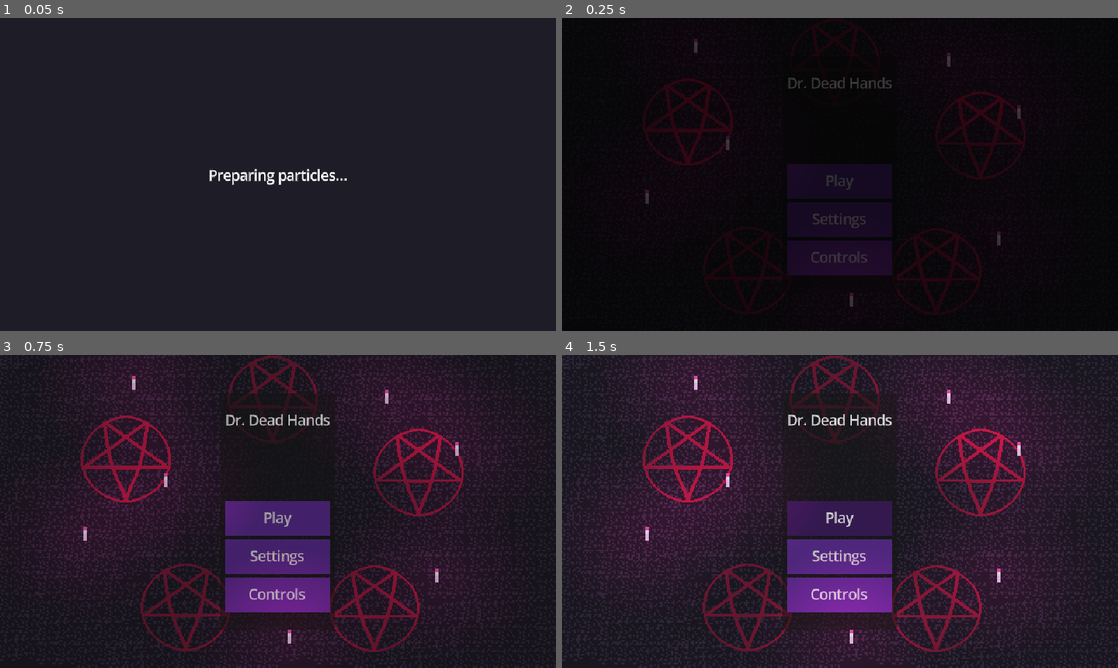
Above: before the commit, frames 1-4 (two rows, left to right).
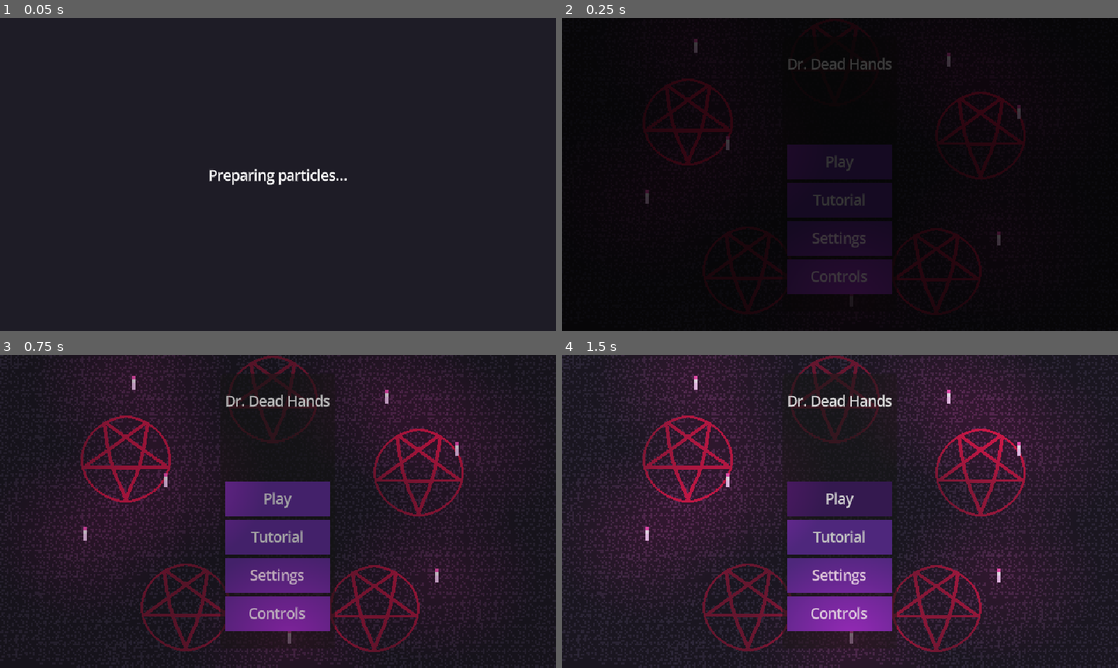
Above: after the commit, the same moments.

Repository: Diego-G-Sanchez/necro-bullet-hell
Game: Godot game, scene res://ui/start_screen.tscn
The game is run twice, just before and just after one commit, with the same random seed, the same clock (stepped at 60 frames per second) and the same inputs.
Inputs (mouse positions are in pixels of both pictures, inside the frame that each line leads up to):
- Up to frame 1 (0.05 s): no input
- Up to frame 2 (0.25 s): no input
- Up to frame 3 (0.75 s): click (278, 536) at 0.5 s, where only the run after the commit has a clickable "Tutorial"
- Up to frame 4 (1.5 s): click "Play" at 1.25 s

Frame 1 is identical in both runs. In frame 2, 4.3% of the frame differs, in the area x 40-60%, y 12-93%; in frame 3, 4.9%; in frame 4, 5.9%, in the area x 39-61%, y 6-94%.

Commit message:
Tutorial!

Diff:
--- a/components/hurtbox/hurt_box.gd
+++ b/components/hurtbox/hurt_box.gd
@@ -10,7 +10,6 @@
 
 @export var oppositional_group: String
 @export var health_component: HealthComponent
-
 
 
 func _on_area_entered(area: Area2D) -> void:
--- a/enemies/bat/bat.gd
+++ b/enemies/bat/bat.gd
@@ -14,8 +14,17 @@
 var knockback := Vector2.ZERO
 var shots_fired := 0
 
+func get_player_ref():
+	var player_nodes = get_tree().get_nodes_in_group("Player")
+	for i in player_nodes:
+		if i is Player:
+			return i
+	return null
+
 func _ready() -> void:
-	player_ref = get_tree().get_first_node_in_group("Player")
+	player_ref = get_player_ref()
+	if player_ref == null:
+		queue_free()
 	assert(player_ref)
 	config = player_ref.sm.config
 	speed = config.bat_speed
--- a/enemies/thiccums/thiccums.gd
+++ b/enemies/thiccums/thiccums.gd
@@ -15,10 +15,17 @@
 var initial_scale: Vector2
 var light_offset_x: float
 
+func get_player_ref():
+	var player_nodes = get_tree().get_nodes_in_group("Player")
+	for i in player_nodes:
+		if i is Player:
+			return i
+	return null
 
 func _ready() -> void:
-	player_ref = get_tree().get_first_node_in_group("Player")
-	assert(player_ref)
+	player_ref = get_player_ref()
+	if player_ref == null:
+		queue_free()
 	config = player_ref.sm.config
 	speed = config.thiccums_speed
 	hc.max_health = config.thiccums_health
--- a/enemies/zombie/zombie.gd
+++ b/enemies/zombie/zombie.gd
@@ -12,8 +12,17 @@
 var player_ref: Player
 
 
+func get_player_ref():
+	var player_nodes = get_tree().get_nodes_in_group("Player")
+	for i in player_nodes:
+		if i is Player:
+			return i
+	return null
+
 func _ready() -> void:
-	player_ref = get_tree().get_first_node_in_group("Player")
+	player_ref = get_player_ref()
+	if player_ref == null:
+		queue_free()
 	assert(player_ref)
 	config = player_ref.sm.config
 	speed = config.zombie_speed
--- a/globals.gd
+++ b/globals.gd
@@ -16,7 +16,7 @@
 const ENEMY_TYPES: Array[String] = ["zombie", "bat", "thiccums"]
 const ENEMY_LABELS := {
 	"zombie": "Zombies",
-	"bat": "Bats",
+	"bat": "Ghosts",
 	"thiccums": "Thiccums",
 }
 
--- a/scenes/fireball_explosion.tscn
+++ b/scenes/fireball_explosion.tscn
@@ -99,7 +99,7 @@
 [node name="PointLight2D" type="PointLight2D" parent="." unique_id=849424450]
 scale = Vector2(1.71, 1.71)
 color = Color(0.70476854, 0, 0.18713072, 1)
-energy = 2.8
+energy = 3.35
 texture = SubResource("GradientTexture2D_v6nwc")
 texture_scale = 1.87
 height = 100.0
--- a/scenes/frost_explosion.tscn
+++ b/scenes/frost_explosion.tscn
@@ -68,6 +68,15 @@
 &"boom": SubResource("Animation_vqoxj")
 }
 
+[sub_resource type="Gradient" id="Gradient_f1ej7"]
+colors = PackedColorArray(1, 1, 1, 1, 0, 0, 0, 1)
+
+[sub_resource type="GradientTexture2D" id="GradientTexture2D_xn42c"]
+gradient = SubResource("Gradient_f1ej7")
+fill = 1
+fill_from = Vector2(0.5, 0.5)
+fill_to = Vector2(0.5, 0)
+
 [node name="FrostExplosion" type="Node2D" unique_id=245459836 node_paths=PackedStringArray("hb")]
 script = ExtResource("1_v6nwc")
 hb = NodePath("HitBox")
@@ -87,4 +96,12 @@
 [node name="AnimationPlayer" type="AnimationPlayer" parent="." unique_id=2113799312]
 libraries/ = SubResource("AnimationLibrary_86oub")
 
+[node name="PointLight2D" type="PointLight2D" parent="." unique_id=1348302222]
+scale = Vector2(1.71, 1.71)
+color = Color(0.34901962, 0.7490196, 1, 1)
+energy = 2.8
+texture = SubResource("GradientTexture2D_xn42c")
+texture_scale = 1.87
+height = 100.0
+
 [connection signal="animation_finished" from="AnimationPlayer" to="." method="_on_animation_player_animation_finished"]
--- a/scenes/main.tscn
+++ b/scenes/main.tscn
@@ -84,9 +84,6 @@
 sm = NodePath("../ScoreManager")
 hand_radius = 18.0
 
-[node name="Zombie" parent="." unique_id=2132140099 instance=ExtResource("3_sugp2")]
-position = Vector2(249, 46)
-
 [node name="GameState" parent="." unique_id=2102336360 node_paths=PackedStringArray("trans", "sm") instance=ExtResource("4_tbgi4")]
 round_length = 128.0
 trans = NodePath("../CanvasLayer/Transition")
@@ -135,9 +132,6 @@
 [node name="Timer" type="Timer" parent="WaveManager" unique_id=1448802647]
 autostart = true
 
-[node name="Bat" parent="." unique_id=1845500 instance=ExtResource("12_eb6dy")]
-position = Vector2(-237, -120)
-
 [node name="Node2D" parent="." unique_id=766405526 instance=ExtResource("18_dp3eg")]
 position = Vector2(-197, 45)
 
--- /dev/null
+++ b/scenes/tutorial.gd
@@ -0,0 +1,127 @@
+extends Node2D
+
+@export var strings: Array[String] = []
+@export var player: Player
+var current_step = 0
+@export var label: Label
+@export var trans: Transition
+
+var use_mage_action1 := false
+var use_mage_action2 := false
+var finishing := false
+
+
+func _ready() -> void:
+	player.get_node("Parry").bullets_parried.connect(_on_bullets_parried)
+
+
+func _on_bullets_parried(count: int) -> void:
+	if current_step == 3 and count > 0:
+		current_step = 4
+		#if is_instance_valid(ghost_ref):
+			#queue_free()
+		next_step()
+		ghost_ref.hc.health = 1
+
+
+func update_label(step):
+	if step < len(strings):
+		label.text = _wrap_every(strings[step], 50)
+
+
+func _wrap_every(text: String, limit: int) -> String:
+	var remaining := text
+	var lines: PackedStringArray = []
+	while remaining.length() > limit:
+		var break_at := remaining.rfind(" ", limit)
+		if break_at > 0:
+			lines.append(remaining.substr(0, break_at))
+			remaining = remaining.substr(break_at + 1)
+		else:
+			lines.append(remaining.substr(0, limit))
+			remaining = remaining.substr(limit)
+	if remaining.length() > 0:
+		lines.append(remaining)
+	return "\n".join(lines)
+
+#Index 0 - move to point
+#index 1 - fire weapon. everything costs score or gives score
+#index 2 - kill zombie, wolf hands drain score over time
+#index 3 - unkillable, 0 speed ghost. parry it
+#index 4 - kill the ghost
+#index 5 - switch weapon
+#index 6 - use both mage attacks, then start the game
+
+
+var zombie = preload("res://enemies/zombie/zombie.tscn")
+var z_ref: Zombie
+var spawned_zombie = false
+func spawn_zombie() -> void:
+	var z = zombie.instantiate()
+	z.global_position = Vector2(500, 0)
+	get_tree().root.add_child(z)
+	spawned_zombie = true
+	z_ref = z
+
+var ghost = preload("res://enemies/bat/bat.tscn")
+var ghost_ref: Bat
+var spawned_ghost = false
+func spawn_ghost() -> void:
+	var z = ghost.instantiate()
+	z.global_position = Vector2(300, -300)
+	get_tree().root.add_child(z)
+	spawned_ghost = true
+	ghost_ref = z
+
+
+func next_step():
+	update_label(current_step)
+	if current_step == 1:
+		pass
+	if current_step == 2:
+		spawn_zombie()
+	if current_step == 3:
+		spawn_ghost()
+
+
+func _process(delta: float) -> void:
+	if Input.is_action_just_pressed("action1") and current_step == 1:
+		current_step = 2
+		next_step()
+
+	#Check if we successfully parry
+
+	if Input.is_action_just_pressed("go_sharp") and current_step == 5:
+		current_step = 6
+		next_step()
+
+	if current_step == 2 and spawned_zombie:
+		if !is_instance_valid(z_ref):
+			current_step = 3
+			next_step()
+	if current_step == 4 and spawned_ghost:
+		if !is_instance_valid(ghost_ref):
+			current_step = 5
+			next_step()
+
+	if current_step == 6 and not finishing:
+		if player.hand_state == player.Hands.Mage:
+			if Input.is_action_just_pressed("action1"):
+				use_mage_action1 = true
+			if Input.is_action_just_pressed("action2"):
+				use_mage_action2 = true
+		if use_mage_action1 and use_mage_action2:
+			finishing = true
+			_finish_tutorial()
+
+
+func _finish_tutorial() -> void:
+	await get_tree().create_timer(1.0).timeout
+	trans.fade_start()
+
+
+func _on_move_point_body_entered(body: Node2D) -> void:
+	if body.is_in_group("Player") and current_step == 0:
+		current_step = 1
+		next_step()
+		$MovePoint.visible = false
--- /dev/null
+++ b/scenes/tutorial.tscn
@@ -0,0 +1,129 @@
+[gd_scene format=3 uid="uid://bjcwqpn2nwtvk"]
+
+[ext_resource type="Script" uid="uid://cv0ibet6dyihn" path="res://scenes/tutorial.gd" id="1_g2equ"]
+[ext_resource type="Script" uid="uid://4vekbqq5pfka" path="res://scripts/grid.gd" id="2_cmspm"]
+[ext_resource type="PackedScene" uid="uid://egsep8g1epv" path="res://scenes/player.tscn" id="4_dwom6"]
+[ext_resource type="PackedScene" uid="uid://byvcn5mtxnc1f" path="res://scenes/game_state.tscn" id="6_15kfc"]
+[ext_resource type="PackedScene" uid="uid://de5s3fdvddx56" path="res://ui/ui.tscn" id="7_7a100"]
+[ext_resource type="Shader" uid="uid://dyvt6ggjpbilj" path="res://scenes/vignette.gdshader" id="8_feaue"]
+[ext_resource type="Script" uid="uid://bts27hpbkj0u5" path="res://ui/vignette.gd" id="9_210s6"]
+[ext_resource type="PackedScene" uid="uid://0ex62gk6em53" path="res://ui/pause.tscn" id="10_5qvs7"]
+[ext_resource type="PackedScene" uid="uid://6xmfygh63m6r" path="res://ui/Transition.tscn" id="11_qbchm"]
+[ext_resource type="Script" uid="uid://csk8n2q4h7wpx" path="res://components/score_config.gd" id="12_ej4tf"]
+[ext_resource type="Script" uid="uid://bp6ygev85ua8" path="res://components/score_manager.gd" id="12_gxgfo"]
+[ext_resource type="Texture2D" uid="uid://7ni1ctkfgflv" path="res://assets/stones.png" id="12_tbcdj"]
+[ext_resource type="Texture2D" uid="uid://errc7u2wx0ft" path="res://assets/circle1.png" id="13_ej4tf"]
+
+[sub_resource type="ShaderMaterial" id="ShaderMaterial_tipki"]
+shader = ExtResource("8_feaue")
+shader_parameter/alpha = 0.1
+shader_parameter/inner_radius = 0.0
+shader_parameter/outer_radius = 1.0
+
+[sub_resource type="Resource" id="Resource_ej4tf"]
+script = ExtResource("12_ej4tf")
+init_score = 99999999999.0
+percent_of_score_left_to_show_vignette = 2.8
+parry_cost = 125.0
+wolf_parry_cd = 1.0
+wolf_claw_cd = 0.44
+wolf_speed = 250.0
+shot_damage = 25
+mage_frost_cd = 0.2
+mage_explosion_damage = 15
+mage_fireball_cd = 4.0
+mage_swap_cost = 300.0
+mage_speed = 350.0
+zombie_knockback_force = 200.0
+thiccums_points_on_kill = 1250
+thiccums_knockback_force = 100.0
+bat_speed = 0.0
+bat_health = 99999999999
+bat_knockback_force = 200.0
+
+[sub_resource type="CircleShape2D" id="CircleShape2D_hrxsu"]
+radius = 20.22375
+
+[node name="Tutorial" type="Node2D" unique_id=1072304149 node_paths=PackedStringArray("player", "label", "trans")]
+script = ExtResource("1_g2equ")
+strings = Array[String](["Use 'W, A, S, and D' to walk to White Area", "Good job! Now try attacking with 'Left Click'", "KILL THE ZOMBIE", "Use 'Right Click' to use Wolf Action 2 'Parry' to Destroy Ghost's Bullet", "KILL THE GHOST", "Switch to the Sharpshooter's hands using '2'. Try Charging a shot with 'Left Click'. Wolf and Mage are available with '1' and '3'.", "You are ready. Use both mage attacks to begin the game."])
+player = NodePath("Player")
+label = NodePath("CanvasLayer/Tutorial label")
+trans = NodePath("CanvasLayer/Transition")
+
+[node name="Stones" type="Sprite2D" parent="." unique_id=2022065601]
+position = Vector2(-1, 4)
+scale = Vector2(4, 4)
+texture = ExtResource("12_tbcdj")
+
+[node name="Grid" type="Node2D" parent="." unique_id=1266680200]
+script = ExtResource("2_cmspm")
+
+[node name="Player" parent="." unique_id=570212352 node_paths=PackedStringArray("sm") instance=ExtResource("4_dwom6")]
+position = Vector2(81, 118)
+sm = NodePath("../ScoreManager")
+hand_radius = 18.0
+
+[node name="GameState" parent="." unique_id=2102336360 node_paths=PackedStringArray("trans", "sm") instance=ExtResource("6_15kfc")]
+round_length = 99999.0
+trans = NodePath("../CanvasLayer/Transition")
+sm = NodePath("../ScoreManager")
+
+[node name="Camera2D" type="Camera2D" parent="." unique_id=398792461 groups=["Camera"]]
+zoom = Vector2(0.5, 0.5)
+
+[node name="CanvasLayer" type="CanvasLayer" parent="." unique_id=442931881]
+
+[node name="Tutorial label" type="Label" parent="CanvasLayer" unique_id=751268900]
+offset_left = 44.0
+offset_top = 198.0
+offset_right = 363.0
+offset_bottom = 218.0
+size_flags_horizontal = 6
+size_flags_vertical = 6
+text = "Use 'W, A, S, and D' to walk to White Area"
+metadata/_edit_use_anchors_ = true
+
+[node name="UI" parent="CanvasLayer" unique_id=460964894 node_paths=PackedStringArray("gs", "sm", "player") instance=ExtResource("7_7a100")]
+gs = NodePath("../../GameState")
+sm = NodePath("../../ScoreManager")
+player = NodePath("../../Player")
+
+[node name="Vignette" type="ColorRect" parent="CanvasLayer" unique_id=92303246]
+material = SubResource("ShaderMaterial_tipki")
+anchors_preset = 15
+anchor_right = 1.0
+anchor_bottom = 1.0
+grow_horizontal = 2
+grow_vertical = 2
+color = Color(1, 0, 0, 1)
+script = ExtResource("9_210s6")
+
+[node name="Pause" parent="CanvasLayer" unique_id=1038666224 instance=ExtResource("10_5qvs7")]
+
+[node name="Transition" parent="CanvasLayer" unique_id=293391647 instance=ExtResource("11_qbchm")]
+z_index = 10
+grow_horizontal = 2
+grow_vertical = 2
+next_scene = "res://scenes/main.tscn"
+
+[node name="ScoreManager" type="Node" parent="." unique_id=2073533039 node_paths=PackedStringArray("p")]
+script = ExtResource("12_gxgfo")
+p = NodePath("../Player")
+config = SubResource("Resource_ej4tf")
+
+[node name="MovePoint" type="Area2D" parent="." unique_id=1886002004]
+position = Vector2(-480, -204)
+scale = Vector2(7.129719, 7.129719)
+collision_layer = 7
+collision_mask = 7
+
+[node name="CollisionShape2D" type="CollisionShape2D" parent="MovePoint" unique_id=483081196]
+shape = SubResource("CircleShape2D_hrxsu")
+
+[node name="Sprite2D" type="Sprite2D" parent="MovePoint" unique_id=1450702785]
+self_modulate = Color(1, 1, 1, 0.4509804)
+texture = ExtResource("13_ej4tf")
+
+[connection signal="area_entered" from="MovePoint" to="." method="_on_move_point_area_entered"]
+[connection signal="body_entered" from="MovePoint" to="." method="_on_move_point_body_entered"]
--- a/ui/controls.gd
+++ b/ui/controls.gd
@@ -71,7 +71,6 @@
 		var row := Panel.new()
 		row.custom_minimum_size = Vector2(0, 28)
 		var hbox := HBoxContainer.new()
-		hbox.set_anchors_and_offsets_preset(Control.PRESET_FULL_RECT)
 		hbox.add_theme_constant_override("separation", 8)
 		var label := Label.new()
 		label.text = str(ACTION_LABELS.get(action, action))
@@ -84,6 +83,9 @@
 		hbox.add_child(bind_button)
 		row.add_child(hbox)
 		bind_list.add_child(row)
+		hbox.set_anchors_and_offsets_preset(Control.PRESET_FULL_RECT)
+		hbox.offset_left = 6
+		hbox.offset_right = -6
 		_bind_buttons[action] = bind_button
 	_refresh_labels()
 
--- a/ui/kill_stats.tscn
+++ b/ui/kill_stats.tscn
@@ -1,15 +1,14 @@
-[gd_scene load_steps=2 format=3]
+[gd_scene format=3 uid="uid://yidaj2cfkoex"]
 
-[ext_resource type="Script" path="res://ui/kill_stats.gd" id="1_kill"]
+[ext_resource type="Script" uid="uid://f5etab7q2tnd" path="res://ui/kill_stats.gd" id="1_kill"]
 
-[node name="KillStats" type="Label"]
-layout_mode = 2
+[node name="KillStats" type="Label" unique_id=1257760499]
 size_flags_horizontal = 4
 size_flags_vertical = 6
 theme_override_font_sizes/font_size = 10
 text = "Kills  run / best / all
 Zombies    0 / 0 / 0
-Bats       0 / 0 / 0
+Ghosts     0 / 0 / 0
 Thiccums   0 / 0 / 0"
 horizontal_alignment = 1
 script = ExtResource("1_kill")
--- a/ui/start_screen.gd
+++ b/ui/start_screen.gd
@@ -16,10 +16,13 @@
 @onready var sfx_slider: HSlider = %SFX
 @onready var play_button: Button = $PanelContainer/MarginContainer/VBoxContainer/Play
 @onready var settings_button: Button = $PanelContainer/MarginContainer/VBoxContainer/Settings
+@onready var controls_button: ControlsMenu = %Controls
 
 
 func _on_play_button_up() -> void:
 	#get_tree().change_scene_to_file("res://scenes/main.tscn")
+	$Transition.next_scene = 'res://scenes/main.tscn'
+
 	$Transition.fade_start()
 
 
@@ -27,6 +30,7 @@
 	settings_panel.visible = false
 	play_button.disabled = true
 	settings_button.disabled = true
+	controls_button.disabled = true
 	_apply_starting_volume(master_slider, BUS_MASTER)
 	_apply_starting_volume(music_slider, BUS_MUSIC)
 	_apply_starting_volume(sfx_slider, BUS_SFX)
@@ -36,6 +40,7 @@
 	await warmup.run()
 	play_button.disabled = false
 	settings_button.disabled = false
+	controls_button.disabled = false
 
 
 func _spawn_pentagrams() -> void:
@@ -117,3 +122,8 @@
 	AudioServer.set_bus_mute(bus_idx, linear <= 0.0)
 	if linear > 0.0:
 		AudioServer.set_bus_volume_db(bus_idx, linear_to_db(linear))
+
+
+func _on_tutorial_pressed() -> void:
+	$Transition.next_scene = 'res://scenes/tutorial.tscn'
+	$Transition.fade_start()
--- a/ui/start_screen.tscn
+++ b/ui/start_screen.tscn
@@ -39,9 +39,9 @@
 anchor_right = 0.5
 anchor_bottom = 0.5
 offset_left = -66.0
-offset_top = -120.0
+offset_top = -155.0
 offset_right = 66.0
-offset_bottom = 120.0
+offset_bottom = 155.0
 grow_horizontal = 2
 grow_vertical = 2
 
@@ -74,6 +74,15 @@
 theme_override_styles/hover = SubResource("StyleBoxFlat_oo8kp")
 text = "Play
 "
+
+[node name="Tutorial" type="Button" parent="PanelContainer/MarginContainer/VBoxContainer" unique_id=1413234193]
+custom_minimum_size = Vector2(0, 40)
+layout_mode = 2
+size_flags_vertical = 0
+size_flags_stretch_ratio = 0.25
+theme_override_styles/normal = SubResource("StyleBoxFlat_u0541")
+theme_override_styles/hover = SubResource("StyleBoxFlat_oo8kp")
+text = "Tutorial"
 
 [node name="Settings" type="Button" parent="PanelContainer/MarginContainer/VBoxContainer" unique_id=1834130015]
 custom_minimum_size = Vector2(0, 40)
@@ -259,6 +268,7 @@
 texture = ExtResource("4_igmpp")
 
 [connection signal="button_up" from="PanelContainer/MarginContainer/VBoxContainer/Play" to="." method="_on_play_button_up"]
+[connection signal="pressed" from="PanelContainer/MarginContainer/VBoxContainer/Tutorial" to="." method="_on_tutorial_pressed"]
 [connection signal="pressed" from="PanelContainer/MarginContainer/VBoxContainer/Settings" to="." method="_on_settings_pressed"]
 [connection signal="value_changed" from="SettingsPage/Panel/MarginContainer/VBoxContainer/Panel/VBoxContainer/Master Volume" to="." method="_on_master_volume_value_changed"]
 [connection signal="value_changed" from="SettingsPage/Panel/MarginContainer/VBoxContainer/Panel2/VBoxContainer/Music" to="." method="_on_music_value_changed"]
Not shown: 1 places in scenes/fireball_explosion.tscn that only renumber resources
Not shown, added: scenes/tutorial.gd.uid
